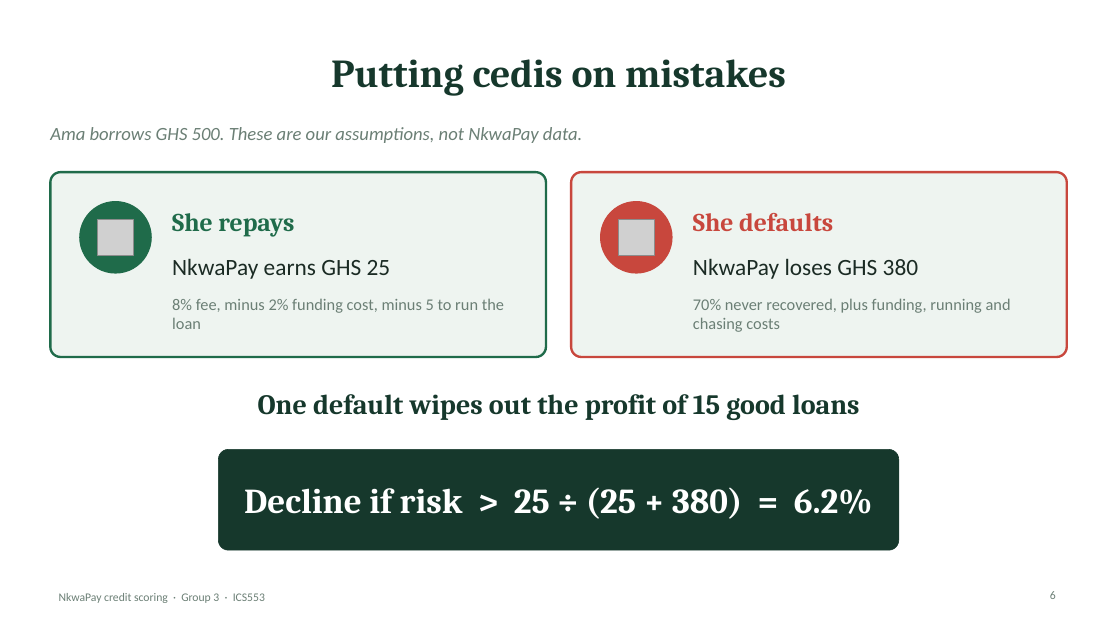
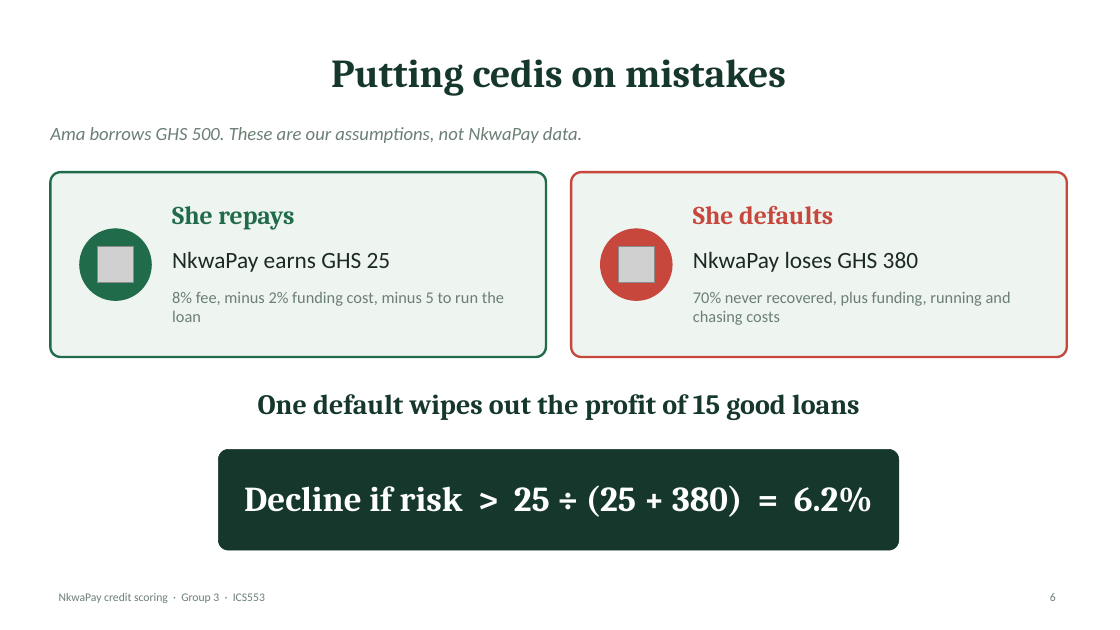
Before and after one commit to ASU-MICS-2028/mle-group-3-prosit-2, a slide deck: slide 6 of slides/NkwaPay_Debrief_Simple.pptx. Drawn at 1120x630 pixels with LibreOffice and Linux fonts; fonts in the diff are those of the drawing; grey boxes stand for pictures. Boxes give left, top, right and bottom in pixels: in the first picture for what was removed or moved away, otherwise in the second. Text is boxed around its words. In the diff, an @@ line names an element or a change of style, - is before the commit and + after.

```diff
--- a/slides/NkwaPay_Debrief_Simple.pptx
+++ b/slides/NkwaPay_Debrief_Simple.pptx
@@ ellipse: place and size @@
-ellipse at [80, 202, 151, 273]
+ellipse at [80, 229, 151, 301]
@@ ellipse: place and size @@
-ellipse at [601, 202, 672, 273]
+ellipse at [601, 229, 672, 301]
@@ picture: place and size @@
-picture at [97, 219, 133, 255]
+picture at [97, 247, 133, 282]
@@ picture: place and size @@
-picture at [618, 219, 654, 255]
+picture at [618, 247, 654, 282]
@@ 6 texts: place and size @@
-6 texts at [172, 213, 1011, 332]
+6 texts at [172, 206, 1011, 325]
```
Also in this commit, not shown: 23 other slides changed.
